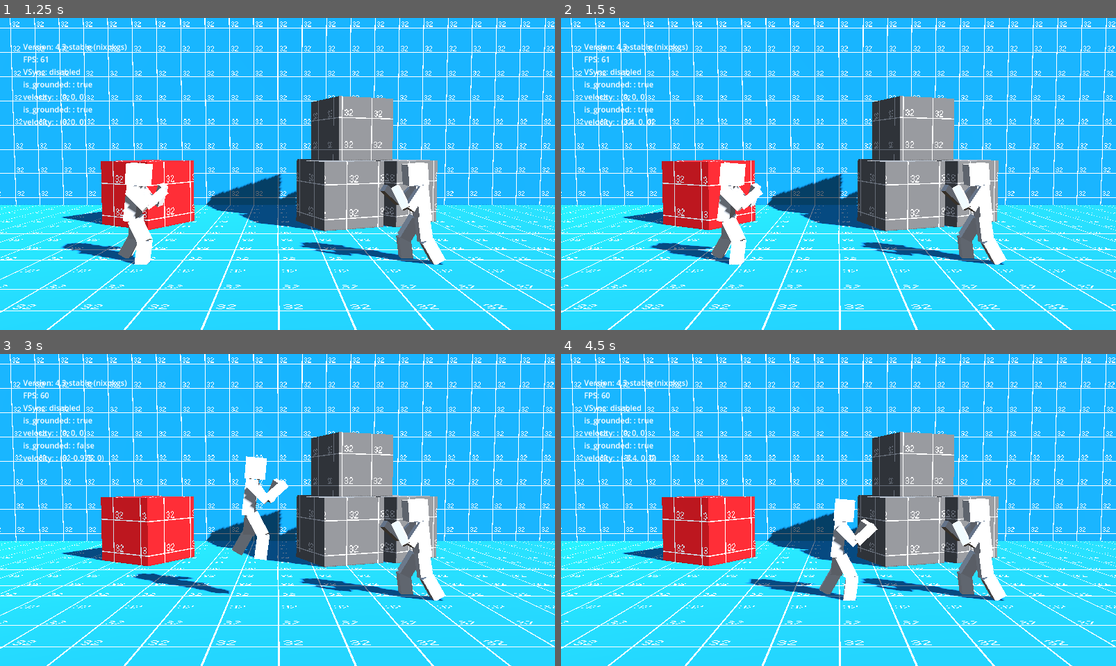
Above: before the commit, frames 1-4 (two rows, left to right).
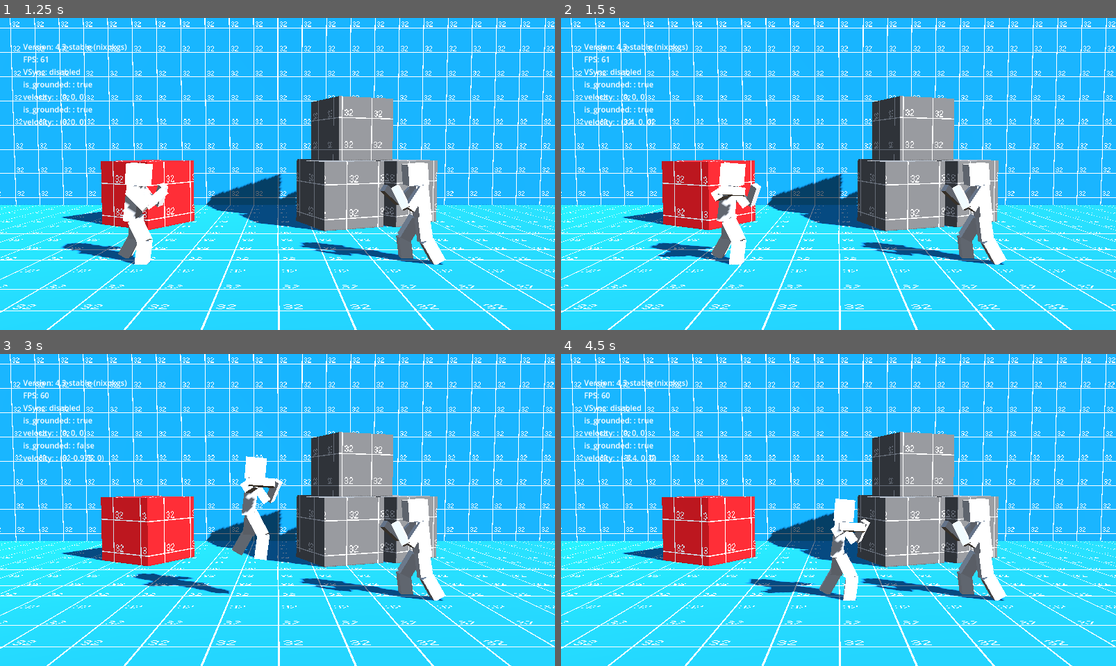
Above: after the commit, the same moments.

Repository: miklaskarjalainen/KioskKnockout
Game: Godot game, scene res://src/scenes/UI.tscn
The game is run twice, just before and just after one commit, with the same random seed, the same clock (stepped at 60 frames per second) and the same inputs.
Inputs (mouse positions are in pixels of both pictures, inside the frame that each line leads up to):
- Up to frame 1 (1.25 s): click "Play" at 0.5 s
- Up to frame 2 (1.5 s): tap Enter at 1.25 s; move the mouse to (960, 158) at 1.27 s; hold D (kb_right) from 1.28 s (still down); tap K (kb_normal_action) at 1.35 s; click (960, 158) at 1.42 s
- Up to frame 3 (3 s): tap Space (kb_jump) at 1.52, 2.75 s; release D (kb_right) at 2 s; drag from (166, 525) to (249, 572) at 2.02 s; move the mouse to (333, 441) at 2.77 s; hold D (kb_right) from 2.78 s (still down); tap K (kb_normal_action) at 2.85 s
- Up to frame 4 (4.5 s): release D (kb_right) at 3.5 s; drag from (810, 572) to (672, 463) at 3.52 s; tap Enter at 4.25 s; move the mouse to (1005, 556) at 4.27 s; hold A (kb_left) from 4.28 s (still down); tap K (kb_normal_action) at 4.35 s

Frame 1 is identical in both runs. In frame 2, 0.4% of the frame differs, in the area x 17-37%, y 53-77%; in frame 3, 0.4%; in frame 4, 0.4%, in the area x 35-58%, y 53-77%.

Commit message:
Use punch anim

Diff:
--- a/project.godot
+++ b/project.godot
@@ -108,16 +108,18 @@
 }
 joy_jump={
 "deadzone": 0.5,
-"events": [Object(InputEventJoypadButton,"resource_local_to_scene":false,"resource_name":"","device":-1,"button_index":1,"pressure":0.0,"pressed":true,"script":null)
+"events": [Object(InputEventJoypadButton,"resource_local_to_scene":false,"resource_name":"","device":-1,"button_index":3,"pressure":0.0,"pressed":true,"script":null)
 ]
 }
 joy_special_action={
 "deadzone": 0.5,
-"events": []
+"events": [Object(InputEventJoypadButton,"resource_local_to_scene":false,"resource_name":"","device":-1,"button_index":0,"pressure":0.0,"pressed":true,"script":null)
+]
 }
 joy_normal_action={
 "deadzone": 0.5,
-"events": []
+"events": [Object(InputEventJoypadButton,"resource_local_to_scene":false,"resource_name":"","device":-1,"button_index":1,"pressure":0.0,"pressed":true,"script":null)
+]
 }
 joy_block={
 "deadzone": 0.5,
--- /dev/null
+++ b/src/actors/ActionController.gd
@@ -0,0 +1,14 @@
+extends Node
+
+@onready var player: Player = get_parent()
+
+# Called when the node enters the scene tree for the first time.
+func _ready() -> void:
+	assert(player, "is null")
+	assert(player is Player, "is not player")
+
+
+func _physics_process(delta: float) -> void:
+
+	if Input.is_action_just_pressed(player.InputNormal):
+		player.get_node("player_model/AnimationPlayer").play("punch")
--- a/src/actors/Player.tscn
+++ b/src/actors/Player.tscn
@@ -1,8 +1,9 @@
-[gd_scene load_steps=6 format=3 uid="uid://dp6sarh3doobm"]
+[gd_scene load_steps=7 format=3 uid="uid://dp6sarh3doobm"]
 
 [ext_resource type="Script" path="res://src/actors/player.gd" id="1_8625e"]
 [ext_resource type="Script" path="res://src/actors/PlayerController.gd" id="2_rcsg1"]
 [ext_resource type="PackedScene" uid="uid://c2uuuowdqrphi" path="res://assets/characters/generic.gltf" id="3_bcynx"]
+[ext_resource type="Script" path="res://src/actors/ActionController.gd" id="3_t468b"]
 
 [sub_resource type="CapsuleShape3D" id="CapsuleShape3D_rw8oh"]
 
@@ -25,5 +26,13 @@
 script = ExtResource("2_rcsg1")
 player = NodePath("..")
 
+[node name="PlayerActionController" type="Node" parent="."]
+script = ExtResource("3_t468b")
+
 [node name="player_model" parent="." instance=ExtResource("3_bcynx")]
 transform = Transform3D(2, 0, 0, 0, 2, 0, 0, 0, 2, 0, 0, 0)
+
+[node name="RElbow" parent="player_model/Node/Torso/RArm2" index="1"]
+transform = Transform3D(1, 0, 0, 0, 1, 0, 0, 0, 1, -0.20981, 0.0358567, -0.00778223)
+
+[editable path="player_model"]
--- a/src/actors/player.gd
+++ b/src/actors/player.gd
@@ -12,6 +12,7 @@
 @export var InputDown := "kb_down"
 @export var InputUp := "kb_up"
 @export var InputJump := "kb_jump"
+@export var InputNormal := "kb_normal_action"
 
 func _ready():
 	assert(Opponent, "Opponent not assigned")
--- a/src/scenes/Arena1.tscn
+++ b/src/scenes/Arena1.tscn
@@ -89,6 +89,7 @@
 InputDown = "joy_down"
 InputUp = "joy_up"
 InputJump = "joy_jump"
+InputNormal = "joy_normal_action"
 
 [node name="player2" parent="." node_paths=PackedStringArray("Opponent") instance=ExtResource("2_y6vyn")]
 transform = Transform3D(1, 0, 0, 0, 1, 0, 0, 0, 1, -3, 0.68664, 0)
